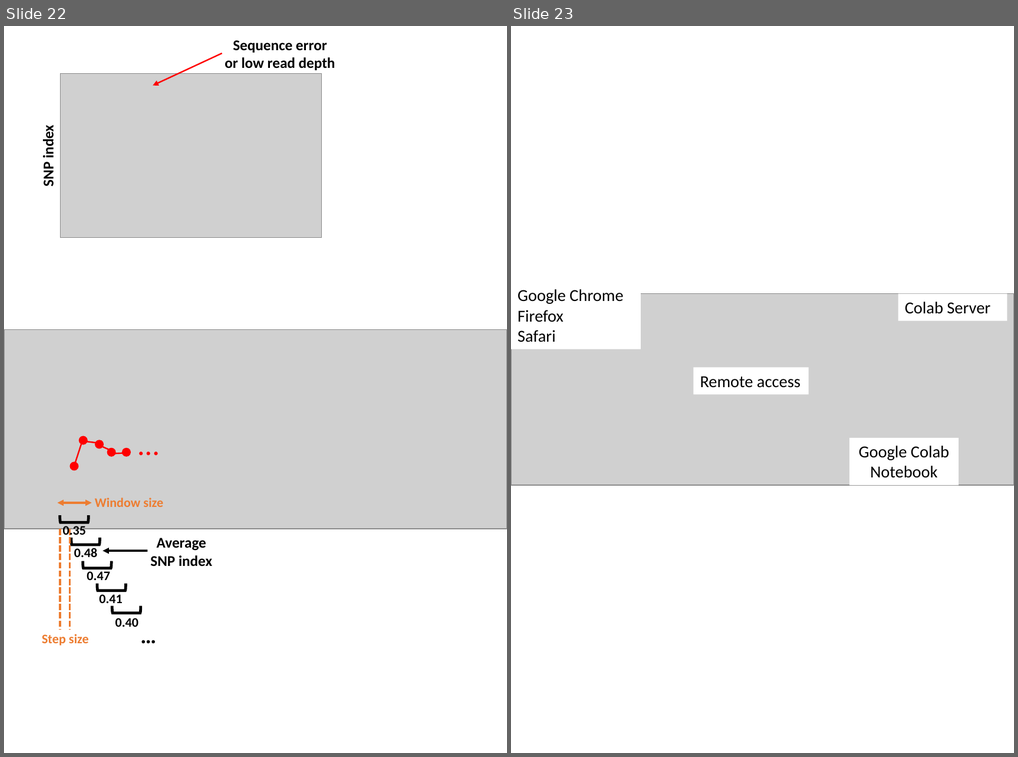
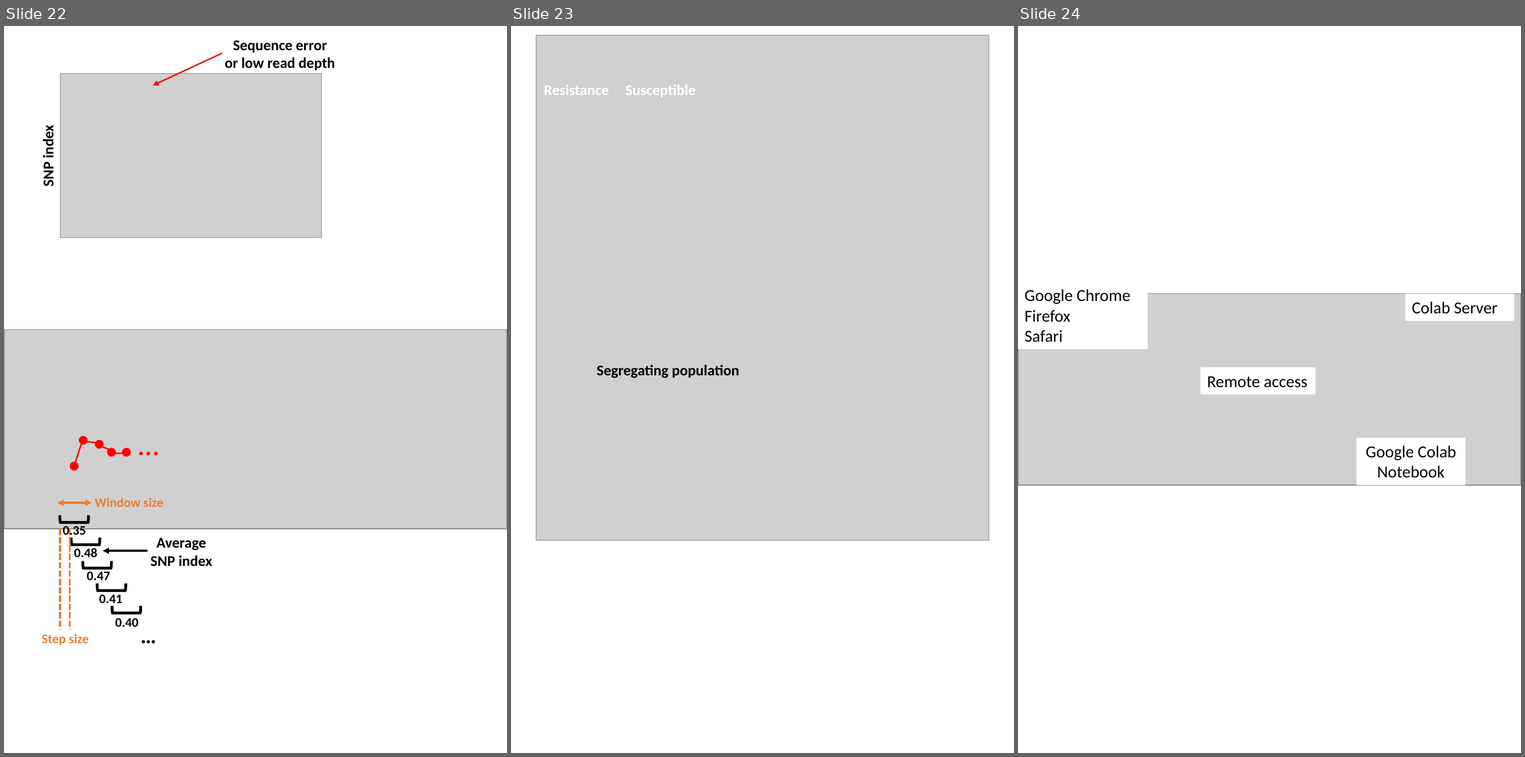
Before and after one commit to slt666666/FAO_lecture, a slide deck: FAO_2024/mutmapqtlseq.pptx. Shown side by side, each under a label of ours: slides 22 and 23 before the commit, slides 22, 23 and 24 after it. The pictures are 1018x757 and 1525x757 pixels, drawn with LibreOffice and Linux fonts; fonts in the diff are those of the drawing; grey boxes stand for pictures. Boxes give left, top, right and bottom in pixels: in the first picture for what was removed or moved away, otherwise in the second. Text is boxed around its words. In the diff, an @@ line names an element or a change of style, - is before the commit and + after.

```diff
--- a/FAO_2024/mutmapqtlseq.pptx
+++ b/FAO_2024/mutmapqtlseq.pptx
@@ slide 23 added at [511, 26, 1014, 753], background #FFFFFF @@
@@ picture added at [536, 35, 989, 540] @@
@@ text added at [544, 85, 609, 95], 16 pt, text #FFFFFF, bold @@
+Resistance
@@ text added at [625, 85, 696, 97], 16 pt, text #FFFFFF, bold @@
+Susceptible
@@ text added at [597, 365, 739, 378], 16 pt, text #000000, bold @@
+Segregating population
@@ what was slide 23 is now slide 24 @@
```
Also in this commit, not shown: 1 other file.
